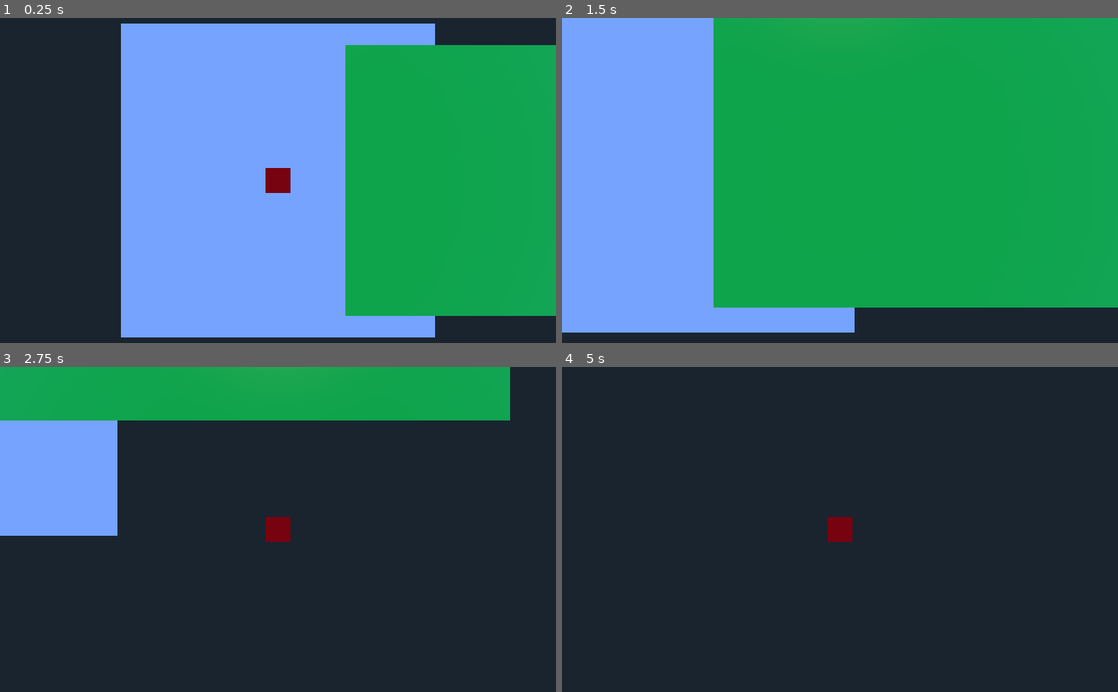
Above: before the commit, frames 1-4 (two rows, left to right).
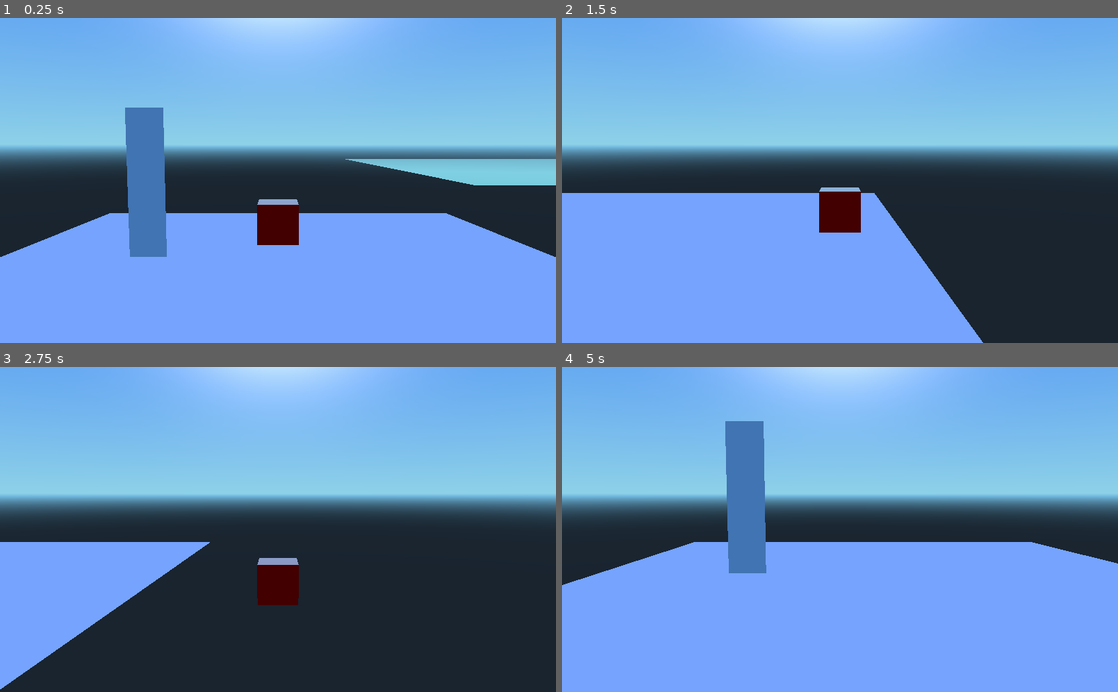
Above: after the commit, the same moments.

Repository: uspgamedev/welcome-to-your-mind
Game: Godot game, scene res://TestWorld.tscn
Same seed, same stepped clock (60 frames per second), same inputs: the game is played once before the commit and once after it.
Inputs (mouse positions are in pixels of both pictures, inside the frame that each line leads up to):
- Up to frame 1 (0.25 s): no input
- Up to frame 2 (1.5 s): move the mouse to (962, 164) at 0.52 s; hold D (movement_right) 0.53-1.28 s; hold E (interact, bound only after the commit) 0.53-1.28 s; tap Space (movement_jump) at 0.77 s; move the mouse to (728, 196) at 1.27 s; hold S (movement_backward) from 1.28 s (still down); tap E (interact, bound only after the commit) at 1.35 s
- Up to frame 3 (2.75 s): tap Space (movement_jump) at 1.52 s; move the mouse to (333, 458) at 2.02 s; release S (movement_backward) at 2.03 s; hold D (movement_right) from 2.03 s (still down); hold E (interact, bound only after the commit) from 2.03 s (still down)
- Up to frame 4 (5 s): move the mouse to (812, 594) at 2.77 s; release D (movement_right) at 2.78 s; release E (interact, bound only after the commit) at 2.78 s; hold W (movement_forward) 2.78-3.53 s; tap E (interact, bound only after the commit) at 2.85, 4.35 s; tap Space (movement_jump) at 3.02, 3.77, 4.52 s; move the mouse to (1006, 578) at 3.52 s; hold E (interact, bound only after the commit) 3.53-4.28 s; hold A (movement_left) from 3.53 s (still down); move the mouse to (673, 480) at 4.27 s

The runs differ from the first frame. In frame 1, 78% of the frame differs, in the area x 0-100%, y 0-100%; in frame 2, 78%; in frame 3, 56%; in frame 4, 91%.

Commit message:
Add ladder

Diff:
--- /dev/null
+++ b/Ladder.gd
@@ -0,0 +1,9 @@
+extends StaticBody
+
+func _on_Area_body_entered(body):
+	if body.is_in_group('player'):
+		body.ladder = self
+
+func _on_Area_body_exited(body):
+	if body.is_in_group('player'):
+		body.ladder = null
--- /dev/null
+++ b/Ladder.tscn
@@ -0,0 +1,81 @@
+[gd_scene load_steps=4 format=2]
+
+[ext_resource path="res://Ladder.gd" type="Script" id=1]
+
+[sub_resource type="PlaneMesh" id=2]
+
+size = Vector2( 8, 2 )
+subdivide_width = 0
+subdivide_depth = 0
+_sections_unfolded = [ "Resource" ]
+
+[sub_resource type="BoxShape" id=3]
+
+extents = Vector3( 1, 1, 1 )
+
+[node name="Ladder" type="StaticBody" index="0" groups=[
+"ladder",
+]]
+
+transform = Transform( -1.62921e-07, 0, 1, 0, 1, 0, -1, 0, -1.62921e-07, 0, 0, 0 )
+input_ray_pickable = true
+input_capture_on_drag = false
+collision_layer = 1
+collision_mask = 1
+friction = 1.0
+bounce = 0.0
+constant_linear_velocity = Vector3( 0, 0, 0 )
+constant_angular_velocity = Vector3( 0, 0, 0 )
+script = ExtResource( 1 )
+_sections_unfolded = [ "Transform" ]
+
+[node name="MeshInstance" type="MeshInstance" parent="." index="0"]
+
+transform = Transform( -1.62921e-07, -1, 0, 1, -1.62921e-07, 0, 0, 0, 1, 1, 4, 0 )
+layers = 1
+material_override = null
+cast_shadow = 1
+extra_cull_margin = 0.0
+use_in_baked_light = false
+lod_min_distance = 0.0
+lod_min_hysteresis = 0.0
+lod_max_distance = 0.0
+lod_max_hysteresis = 0.0
+mesh = SubResource( 2 )
+skeleton = NodePath("..")
+material/0 = null
+_sections_unfolded = [ "Transform", "material" ]
+
+[node name="Area" type="Area" parent="." index="1"]
+
+input_ray_pickable = false
+input_capture_on_drag = false
+space_override = 0
+gravity_point = false
+gravity_distance_scale = 0.0
+gravity_vec = Vector3( 0, -1, 0 )
+gravity = 9.8
+linear_damp = 0.1
+angular_damp = 1.0
+priority = 0.0
+monitoring = true
+monitorable = true
+collision_layer = 1
+collision_mask = 1
+audio_bus_override = false
+audio_bus_name = "Master"
+reverb_bus_enable = false
+reverb_bus_name = "Master"
+reverb_bus_amount = 0.0
+reverb_bus_uniformity = 0.0
+
+[node name="CollisionShape" type="CollisionShape" parent="Area" index="0"]
+
+transform = Transform( 1, 0, 0, 0, 1, 0, 0, 0, 1, 0, 1, 0 )
+shape = SubResource( 3 )
+disabled = false
+_sections_unfolded = [ "Transform" ]
+
+[connection signal="body_entered" from="Area" to="." method="_on_Area_body_entered"]
+
+[connection signal="body_exited" from="Area" to="." method="_on_Area_body_exited"]
--- a/Player.gd
+++ /dev/null
@@ -1,15 +0,0 @@
-extends KinematicBody
-
-# class member variables go here, for example:
-# var a = 2
-# var b = "textvar"
-
-func _ready():
-    # Called every time the node is added to the scene.
-    # Initialization here
-    pass
-
-#func _process(delta):
-#    # Called every frame. Delta is time since last frame.
-#    # Update game logic here.
-#    pass
--- a/PlayerSideScroller.gd
+++ b/PlayerSideScroller.gd
@@ -1,5 +1,6 @@
 extends KinematicBody
 
+var ladder_scn = preload("res://Ladder.tscn")
 const norm_grav = -24.8
 var vel = Vector3()
 const MAX_SPEED = 20
@@ -9,11 +10,26 @@
 var is_sprinting = false
 var is_jumping = false
 var movement = "right"
+var ladder = null
 
 onready var moveTween = get_node("MovementTween")
 
 const DEACCEL= 16
 const MAX_SLOPE_ANGLE = 40
+
+func _input(event):
+	if event.is_action_pressed('interact') and ladder != null:
+		var lad
+		for child in self.get_children():
+			if child.is_in_group('ladder'):
+				child.queue_free()
+				lad = ladder_scn.instance()
+				lad.translation = self.translation - Vector3(0, 1, 0)
+				get_parent().add_child(lad)
+				return
+		get_parent().remove_child(ladder)
+		lad = ladder_scn.instance()
+		self.add_child(lad)
 
 func _physics_process(delta):
 	var dir = Vector3(0,0,0)
--- a/PlayerSideScroller.tscn
+++ b/PlayerSideScroller.tscn
@@ -123,7 +123,9 @@
 subdivide_width = 0
 subdivide_depth = 0
 
-[node name="Player" type="KinematicBody" index="0"]
+[node name="Player" type="KinematicBody" groups=[
+"player",
+]]
 
 input_ray_pickable = true
 input_capture_on_drag = false
--- a/TestWorld.tscn
+++ b/TestWorld.tscn
@@ -1,8 +1,9 @@
-[gd_scene load_steps=8 format=2]
+[gd_scene load_steps=9 format=2]
 
 [ext_resource path="res://PlayerSideScroller.tscn" type="PackedScene" id=1]
-[ext_resource path="res://PlayerTopDown.gd" type="Script" id=2]
+[ext_resource path="res://PlayerSideScroller.gd" type="Script" id=2]
 [ext_resource path="res://WorldCamera.gd" type="Script" id=3]
+[ext_resource path="res://Ladder.tscn" type="PackedScene" id=4]
 
 [sub_resource type="PlaneMesh" id=1]
 
@@ -74,9 +75,11 @@
 subdivide_width = 0
 subdivide_depth = 0
 
-[node name="World" type="Spatial" index="0"]
+[node name="World" type="Spatial"]
 
 [node name="Box" type="Spatial" parent="." index="0"]
+
+editor/display_folded = true
 
 [node name="MeshInstance" type="MeshInstance" parent="Box" index="0"]
 
@@ -114,6 +117,7 @@
 
 [node name="MeshInstance2" type="MeshInstance" parent="Box" index="1"]
 
+editor/display_folded = true
 transform = Transform( 1, 0, 0, 0, 1, 0, 0, 0, 1, 20, 5, 0 )
 layers = 1
 material_override = null
@@ -164,7 +168,7 @@
 v_offset = 0.0
 doppler_tracking = 0
 projection = 0
-current = false
+current = true
 fov = 70.0
 size = 1.0
 near = 0.05
@@ -191,9 +195,13 @@
 v_offset = 0.0
 doppler_tracking = 0
 projection = 0
-current = true
+current = false
 fov = 70.0
 size = 1.0
 near = 0.05
 far = 100.0
 _sections_unfolded = [ "Transform" ]
+
+[node name="Ladder" parent="." index="2" instance=ExtResource( 4 )]
+
+transform = Transform( -1.62921e-07, 0, 1, 0, 1, 0, -1, 0, -1.62921e-07, -7, 0, 0 )
--- a/project.godot
+++ b/project.godot
@@ -28,6 +28,8 @@
  ]
 ui_quit=[ Object(InputEventKey,"resource_local_to_scene":false,"resource_name":"","device":0,"alt":false,"shift":false,"control":false,"meta":false,"command":false,"pressed":false,"scancode":16777217,"unicode":0,"echo":false,"script":null)
  ]
+interact=[ Object(InputEventKey,"resource_local_to_scene":false,"resource_name":"","device":0,"alt":false,"shift":false,"control":false,"meta":false,"command":false,"pressed":false,"scancode":69,"unicode":0,"echo":false,"script":null)
+ ]
 
 [rendering]
 
